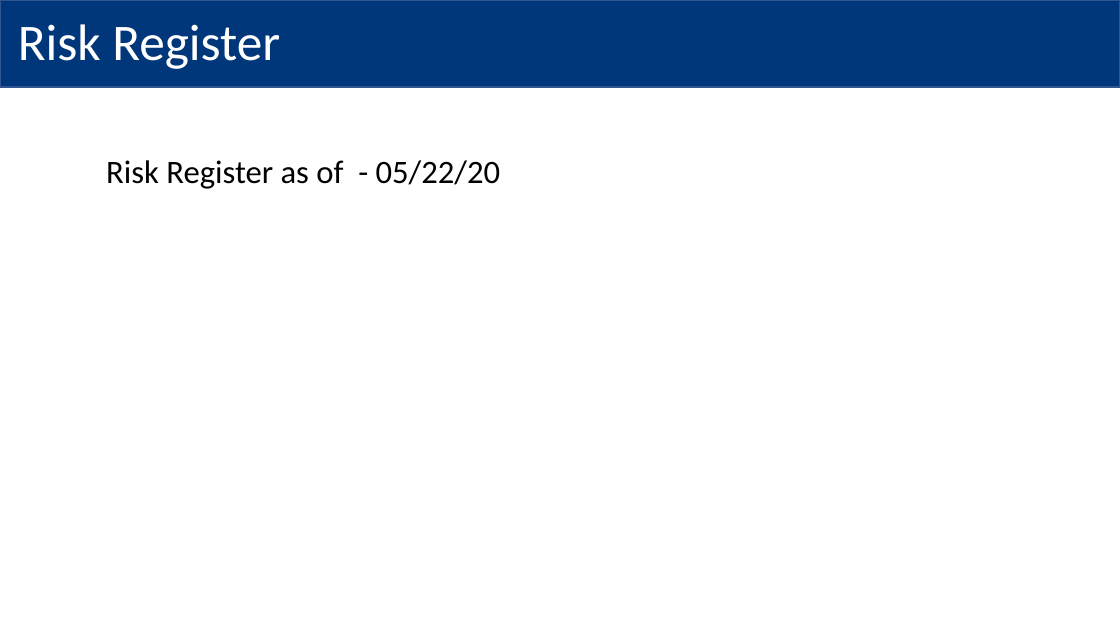
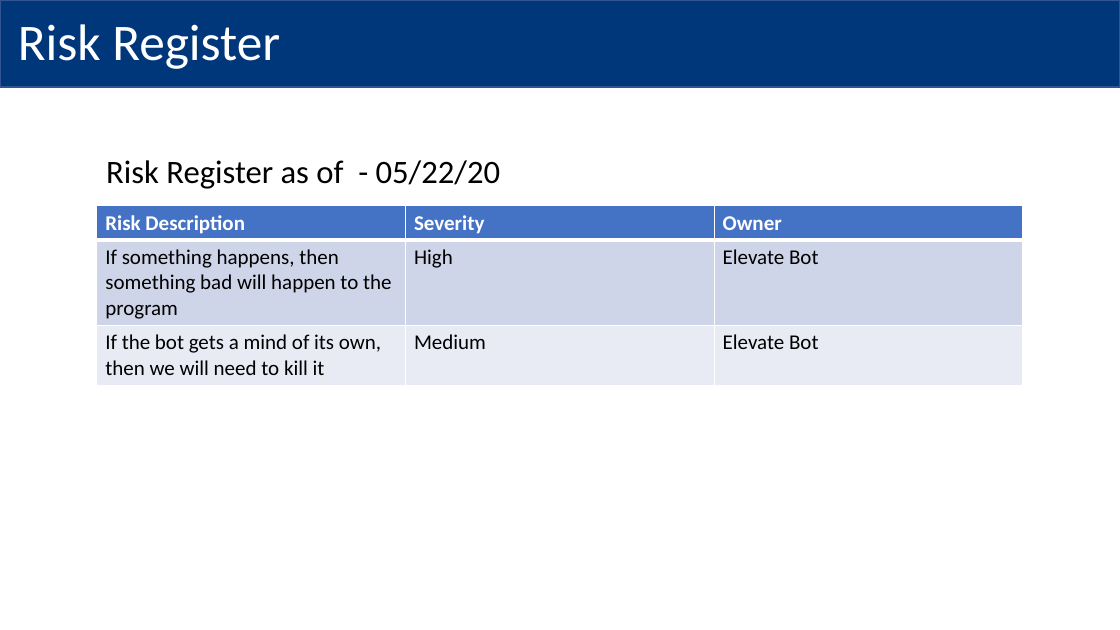
Before and after one commit to MindPetalSoftwareSolutions/VerticalApps_PMO-Bot, a slide deck: slide 3 of Data/Output/Robotic Process Automation PMO.pptx. Drawn at 1120x630 pixels with LibreOffice and Linux fonts; fonts in the diff are those of the drawing; background and template pictures are left out. Boxes give left, top, right and bottom in pixels: in the first picture for what was removed or moved away, otherwise in the second. Text is boxed around its words. In the diff, an @@ line names an element or a change of style, - is before the commit and + after.

```diff
--- a/Data/Output/Robotic Process Automation PMO.pptx
+++ b/Data/Output/Robotic Process Automation PMO.pptx
@@ table added at (97,206,1022,550), 3 rows, 3 columns @@
+Risk Description | Severity | Owner
+If something happens, then something bad will happen to the program | High | Elevate Bot
+If the bot gets a mind of its own, then we will need to kill it | Medium | Elevate Bot
```
Also in this commit, not shown: 7 other files.
